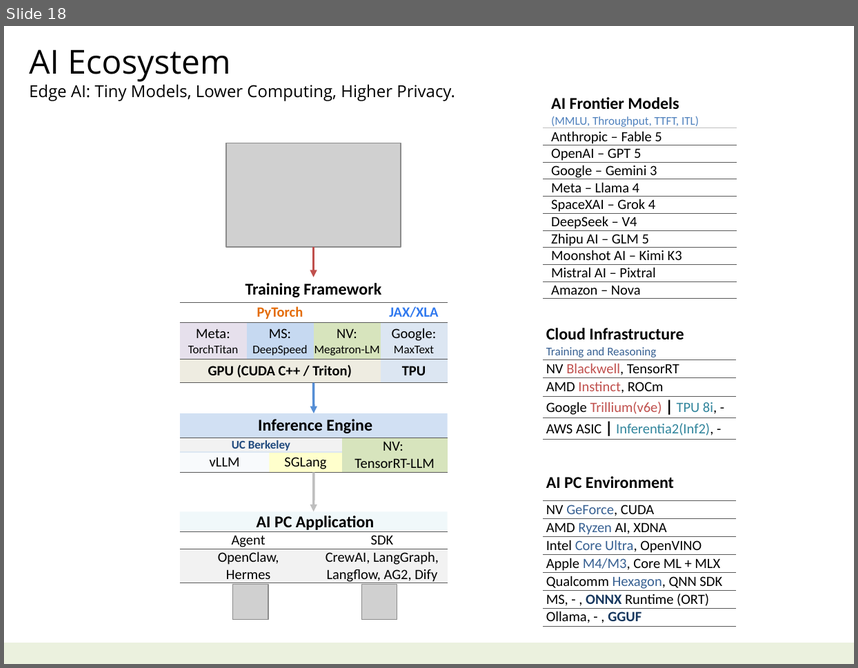
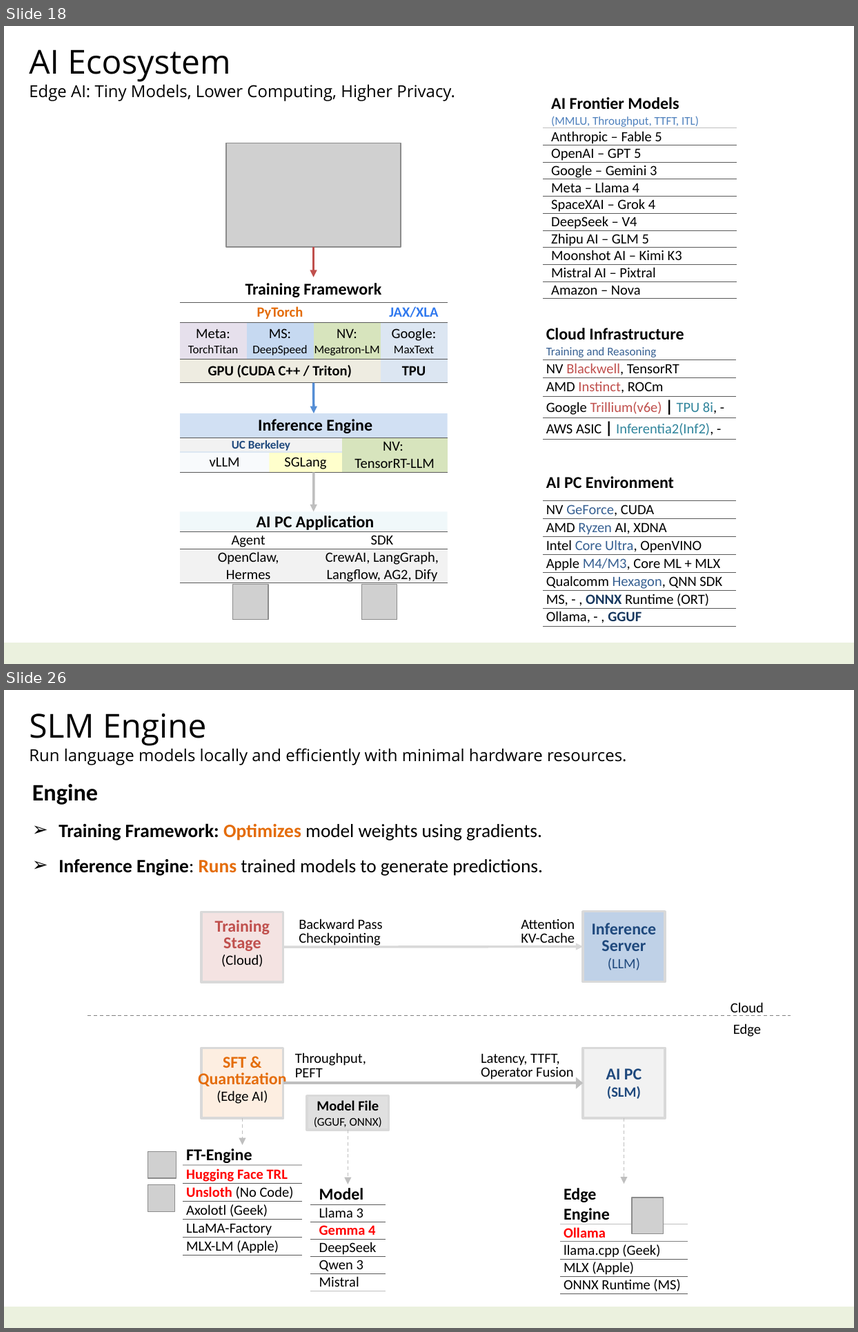
Before and after one commit to navibator/crazy-ai, a slide deck: ai.pptx. Shown one above the other, each under a label of ours: slide 18 before the commit, slides 18 and 26 after it; the slides between them are not shown. The pictures are 858x668 and 858x1332 pixels, drawn with LibreOffice and Linux fonts; fonts in the diff are those of the drawing; grey boxes stand for pictures. Boxes give left, top, right and bottom in pixels: in the first picture for what was removed or moved away, otherwise in the second. Text is boxed around its words. In the diff, an @@ line names an element or a change of style, - is before the commit and + after.

```diff
--- a/ai.pptx
+++ b/ai.pptx
@@ slide 26 added at (4, 690, 854, 1328), background #FFFFFF; not listed: 1 template element that a slide beside it also shows @@
@@ text added at (29, 713, 626, 765), 14 pt, text #000000 @@
+SLM Engine
+Run language models locally and efficiently with minimal hardware resources.
@@ text added at (32, 784, 543, 876), 16 pt, text #000000 @@
+Engine
+➢ Training Framework: Optimizes model weights using gradients.
+➢ Inference Engine: Runs trained models to generate predictions.
@@ rectangle added at (201, 912, 283, 983), fill #F2DCDB at 80% opacity, outline #D9D9D9 2 pt, 14 pt, text #C0504D, bold @@
+Training
+Stage
+(Cloud)
@@ rectangle added at (583, 911, 664, 982), fill #B9CDE5 at 90% opacity, outline #D9D9D9 2 pt, 14 pt, text #1F497D, bold @@
+Inference
+Server
+(LLM)
@@ text added at (299, 918, 383, 945), 12 pt, text #000000 @@
+Backward Pass
+Checkpointing
@@ text added at (521, 919, 575, 943), 12 pt, text #000000 @@
+Attention
+KV-Cache
@@ arrow added from (283, 947) to (583, 947), #D9D9D9 2 pt @@
@@ line added from (87, 1016) to (791, 1016), #808080 0.75 pt dashed @@
@@ text added at (731, 1002, 764, 1036), 12 pt, text #000000 @@
+Cloud
+Edge
@@ rectangle added at (201, 1048, 283, 1118), fill #FDEADA at 80% opacity, outline #D9D9D9 2 pt, 14 pt, text #E46C0A, bold @@
+SFT &
+Quantization
+(Edge AI)
@@ text added at (295, 1052, 366, 1077), 12 pt, text #000000 @@
+Throughput,
+PEFT
@@ text added at (481, 1054, 573, 1079), 12 pt, text #000000 @@
+Latency, TTFT,
+Operator Fusion
@@ rectangle added at (583, 1048, 664, 1118), fill #F2F2F2, outline #D9D9D9 2 pt, 12 pt, text #1F497D, bold @@
+AI PC
+(SLM)
@@ arrow added from (283, 1083) to (583, 1083), #BFBFBF 2 pt @@
@@ rectangle added at (307, 1096, 388, 1130), fill #D9D9D9 at 80% opacity, outline #D9D9D9 2 pt, 10 pt, text #000000 @@
+Model File
+(GGUF, ONNX)
@@ arrow added from (242, 1118) to (242, 1145), #BFBFBF 0.75 pt dashed @@
@@ arrow added from (624, 1118) to (624, 1184), #BFBFBF 0.75 pt dashed @@
@@ table added at (183, 1145, 302, 1256), 6 rows, 1 columns @@
+FT-Engine
+Hugging Face TRL
+Unsloth (No Code)
+Axolotl (Geek)
+LLaMA-Factory
+MLX-LM (Apple)
@@ arrow added from (348, 1130) to (348, 1184), #BFBFBF 0.75 pt dashed @@
@@ picture added at (148, 1151, 176, 1177) @@
@@ picture added at (148, 1185, 174, 1211) @@
@@ table added at (311, 1184, 386, 1289), 6 rows, 1 columns @@
+Model
+Llama 3
+Gemma 4
+DeepSeek
+Qwen 3
+Mistral
@@ table added at (560, 1184, 688, 1294), 5 rows, 1 columns @@
+Edge / Engine
+Ollama
+llama.cpp (Geek)
+MLX (Apple)
+ONNX Runtime (MS)
@@ picture added at (632, 1198, 664, 1234) @@
```
Also in this commit, not shown: 2 slides changed, 17 other slides added, 1 slide removed, 1 other file.
